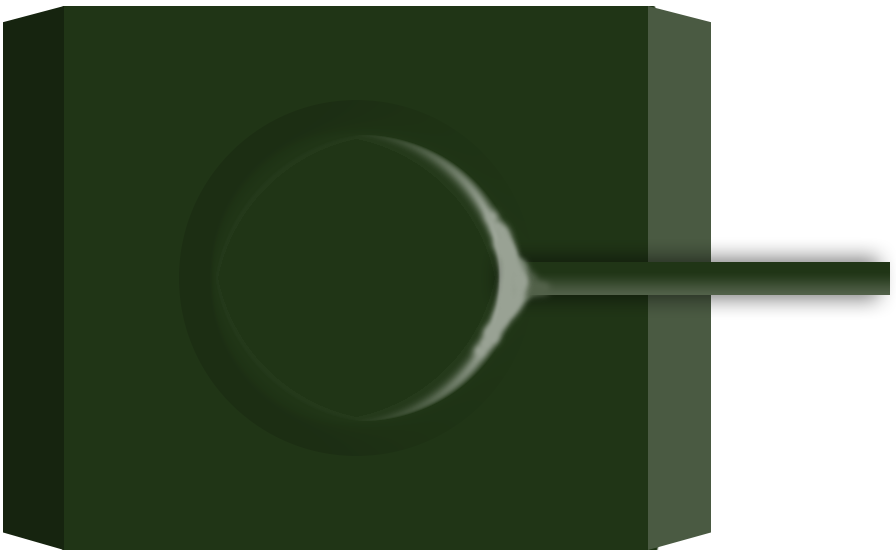
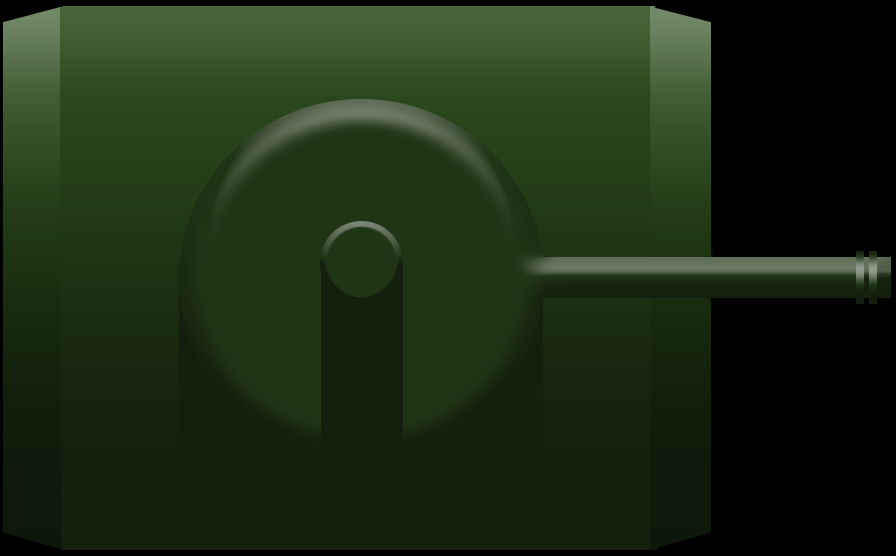
The second w=896, h=556 image is a revision of the first. Changes to its layers:
added layer "Rectangle 6 copy" above "Rectangle 6" over [869, 251, 877, 304]
added layer "Rectangle 6" above "Ellipse 1" over [856, 251, 864, 304]
added layer "Ellipse 1" above "Rectangle 7" over [320, 221, 403, 304]
added layer "Rectangle 7" above "Rectangle 5" over [321, 256, 403, 475]
added layer "Rectangle 5" above "Rectangle 8" over [179, 99, 891, 457]
added layer "Rectangle 8" above "Layer 1" over [179, 264, 543, 550]
added layer "Layer 1" above "Rectangle 3" over [3, 6, 720, 550]
painted on "Rectangle 3" over [709, 237, 896, 320]
showed "Layer 0", painted on it over [0, 0, 896, 556]
